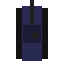
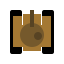
Comparing the layer stacks of the two 64px x 64px images. Changes:
added layer "Эллипс 2" above "Прямоугольник 5" over [34, 32, 42, 40]
added layer "Прямоугольник 5" above "Эллипс 1" over [30, 10, 34, 27]
painted on "Эллипс 1" over [20, 23, 44, 47]
painted on "Прямоугольник 4" over [23, 0, 41, 51]
added layer "Прямоугольник 3 копия" above "Прямоугольник 3" over [42, 16, 51, 47]
painted on "Прямоугольник 3" over [13, 16, 41, 47]
painted on "Прямоугольник 2" over [13, 6, 51, 61]
removed layer "Прямоугольник 1" over [16, 8, 48, 59]
added layer "Прямоугольник, скругл. углы 1 копия" above "Прямоугольник, скругл. углы 1" over [10, 10, 22, 54]
added layer "Прямоугольник, скругл. углы 1" over [42, 10, 54, 54]
